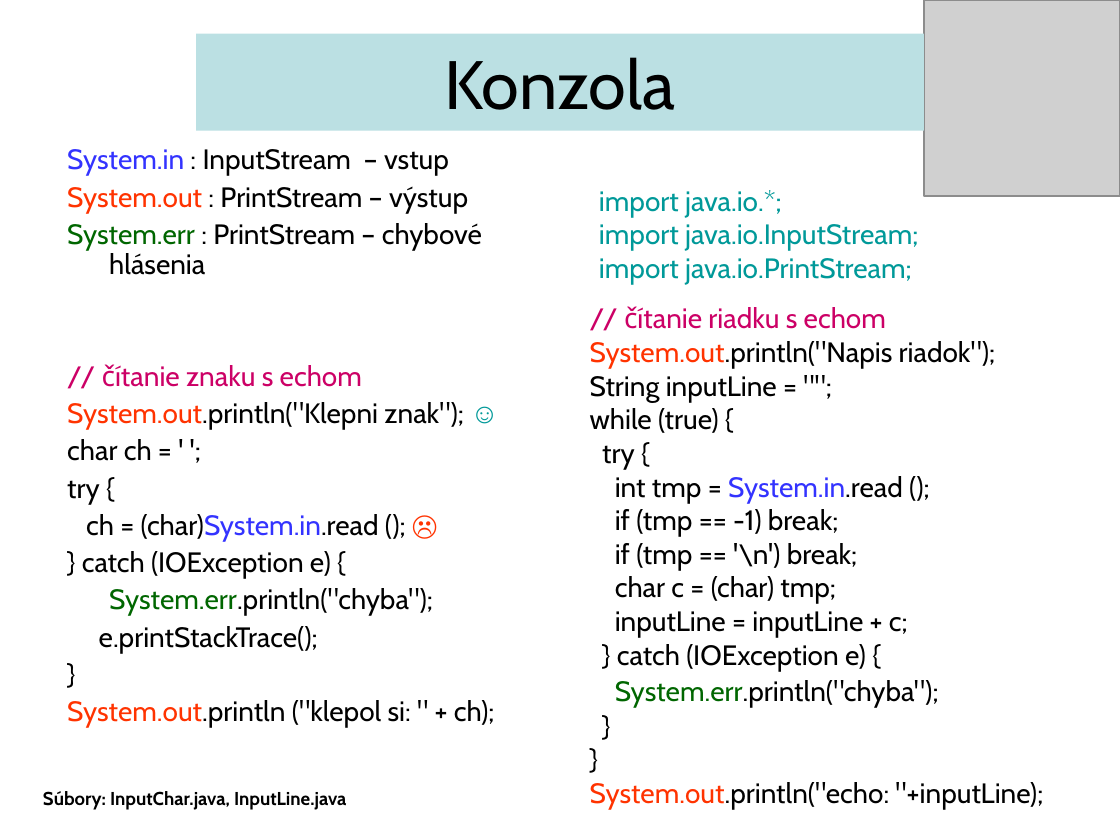
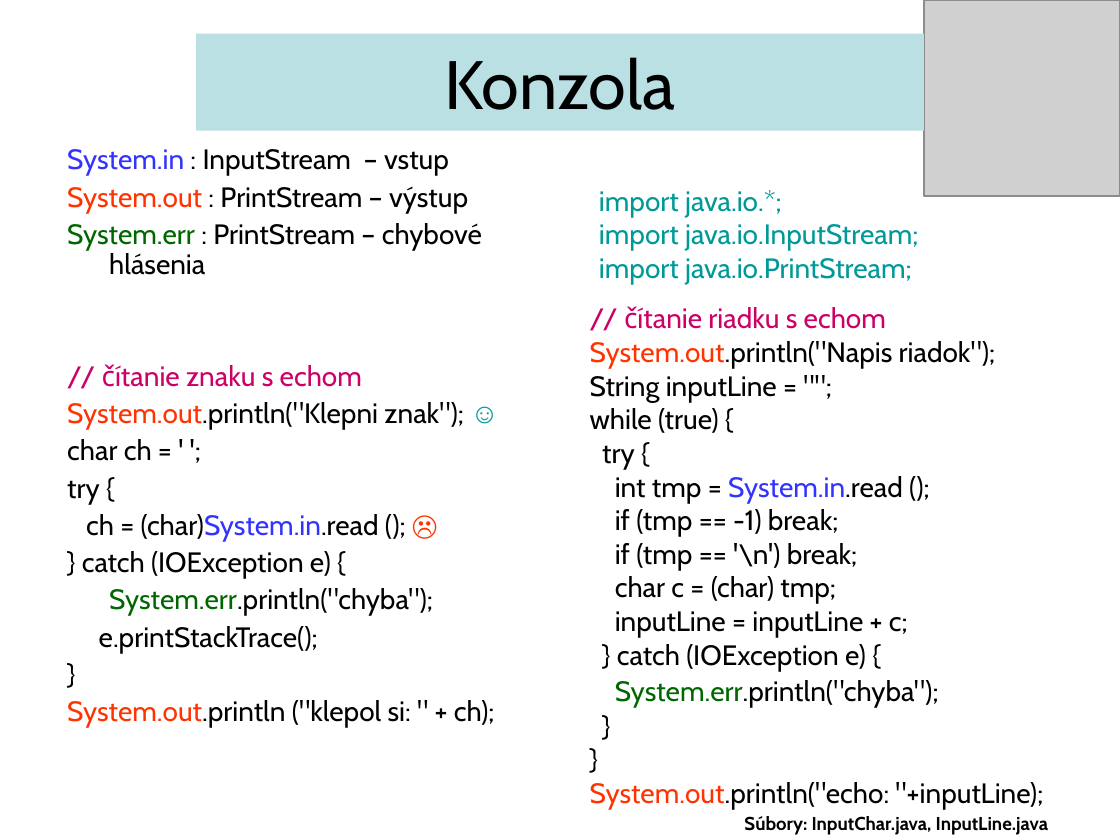
Before and after one commit to Programovanie4/Prednasky, a slide deck: slide 9 of 07/07_java.ppt. Drawn at 1120x840 pixels with LibreOffice and Linux fonts; fonts in the diff are those of the drawing; grey boxes stand for pictures. Boxes give left, top, right and bottom in pixels: in the first picture for what was removed or moved away, otherwise in the second. Text is boxed around its words. In the diff, an @@ line names an element or a change of style, - is before the commit and + after.

```diff
--- a/07/07_java.ppt
+++ b/07/07_java.ppt
@@ text "Súbory: InputChar.java, InputLine.java": place and size @@
-text "Súbory: InputChar.java, InputLine.java" at <box>43,791,346,810</box>
+text "Súbory: InputChar.java, InputLine.java" at <box>744,816,1048,835</box>
```
Also in this commit, not shown: 19 other slides changed, 3 slides added, 1 other file.
